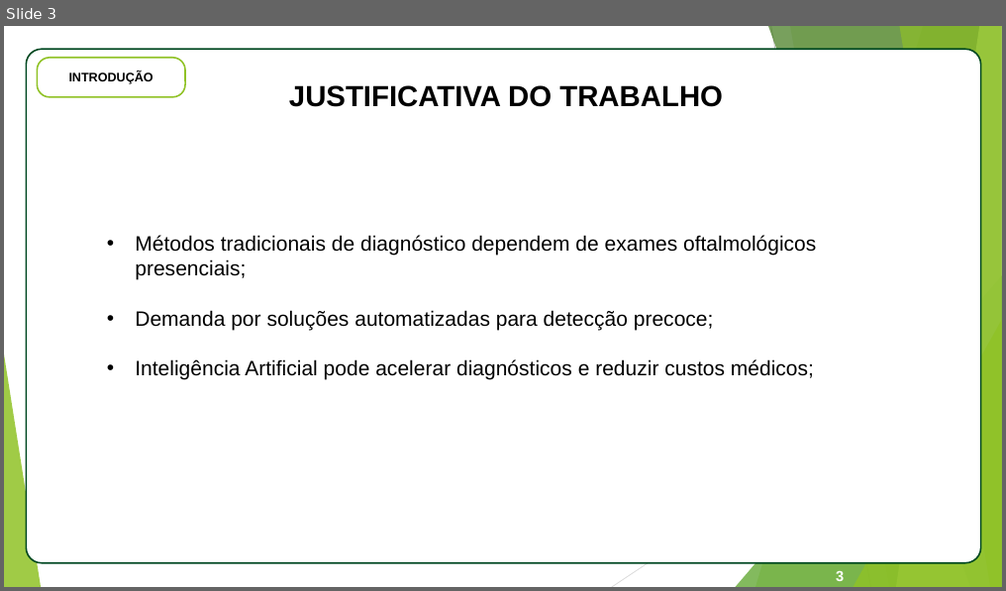
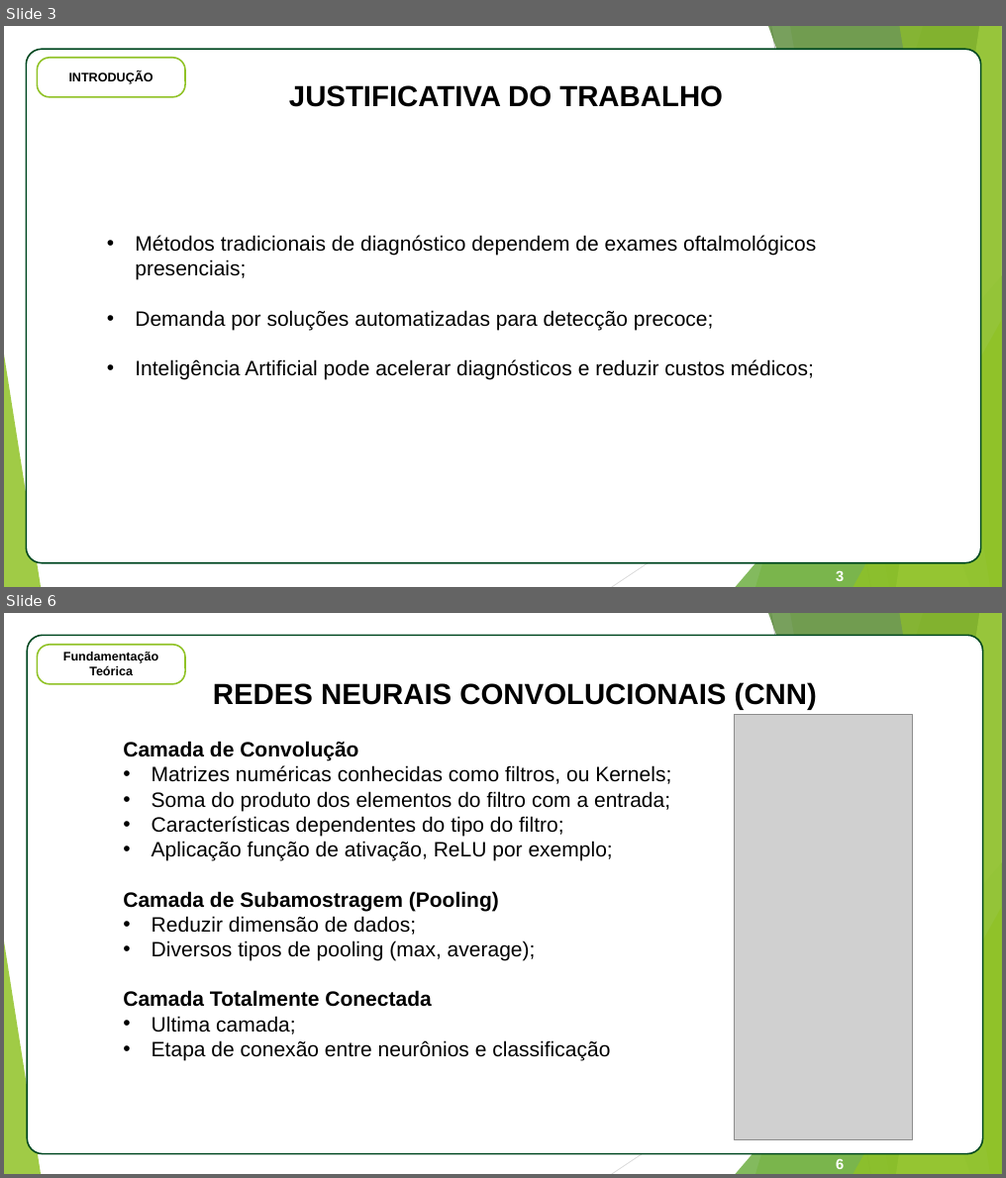
Before and after one commit to estrada-felipe/FundusDetectionTCC, a slide deck: tcc_documento/Apresentacao_TCC_Felipe_Estrada.pptx. Shown one above the other, each under a label of ours: slide 3 before the commit, slides 3 and 6 after it; the slides between them are not shown. The pictures are 1006x591 and 1006x1178 pixels, drawn with LibreOffice and Linux fonts; fonts in the diff are those of the drawing; grey boxes stand for pictures. Boxes give left, top, right and bottom in pixels: in the first picture for what was removed or moved away, otherwise in the second. Text is boxed around its words. In the diff, an @@ line names an element or a change of style, - is before the commit and + after.

```diff
--- a/tcc_documento/Apresentacao_TCC_Felipe_Estrada.pptx
+++ b/tcc_documento/Apresentacao_TCC_Felipe_Estrada.pptx
@@ slide 6 added at <box>4,613,1002,1174</box>, background #FFFFFF; not listed: 10 template elements that a slide beside it also shows @@
@@ rounded rectangle added at <box>27,635,983,1155</box>, fill #FFFFFF, outline #004821 1.5 pt, 18 pt, text #FFFFFF, bold @@
+APL
@@ rounded rectangle added at <box>37,645,185,684</box>, fill #FFFFFF, outline #90C226 1.5 pt @@
@@ text added at <box>63,652,158,675</box>, 12 pt, text #000000, bold @@
+Fundamentação Teórica
@@ text added at <box>213,682,817,710</box>, 28 pt, text #000000, bold @@
+REDES NEURAIS CONVOLUCIONAIS (CNN)
@@ picture added at <box>735,715,912,1141</box> @@
@@ text added at <box>123,741,671,1060</box>, 20 pt, text #000000 @@
+Camada de Convolução
+• Matrizes numéricas conhecidas como filtros, ou Kernels;
+• Soma do produto dos elementos do filtro com a entrada;
+• Características dependentes do tipo do filtro;
+• Aplicação função de ativação, ReLU por exemplo;
+Camada de Subamostragem (Pooling)
+• Reduzir dimensão de dados;
+• Diversos tipos de pooling (max, average);
+Camada Totalmente Conectada
+• Ultima camada;
+• Etapa de conexão entre neurônios e classificação
@@ page number added at <box>836,1159,844,1169</box>, 14 pt, text #FFFFFF, bold @@
+6
```
Also in this commit, not shown: 4 slides changed, 14 other slides added, 30 slides removed, 4 other files.
